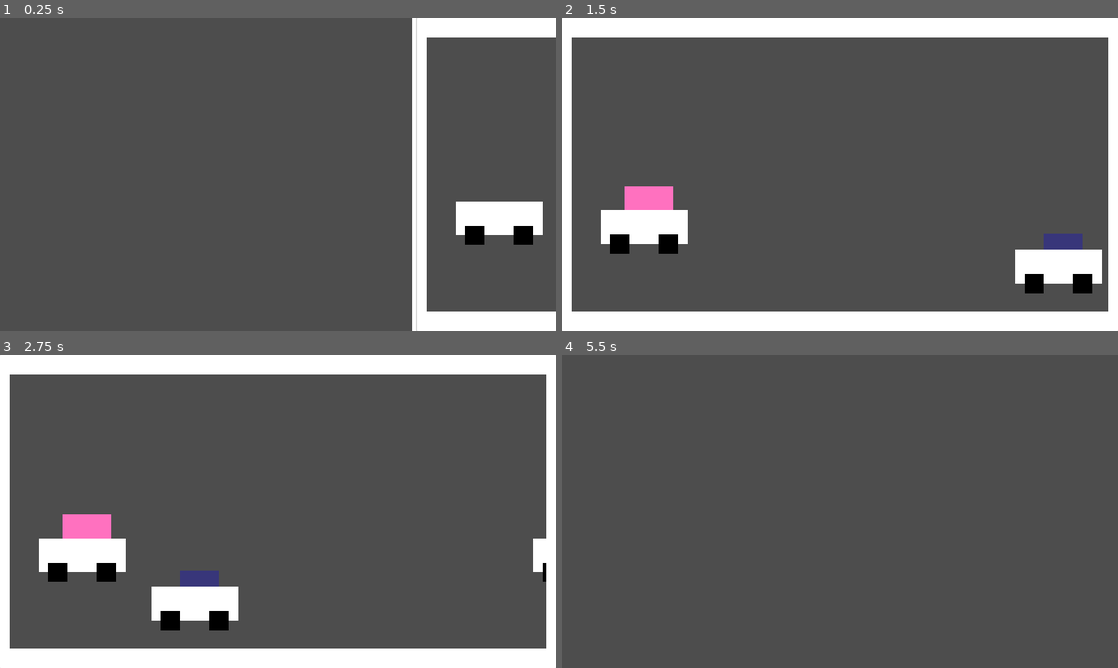
Above: before the commit, frames 1-4 (two rows, left to right).
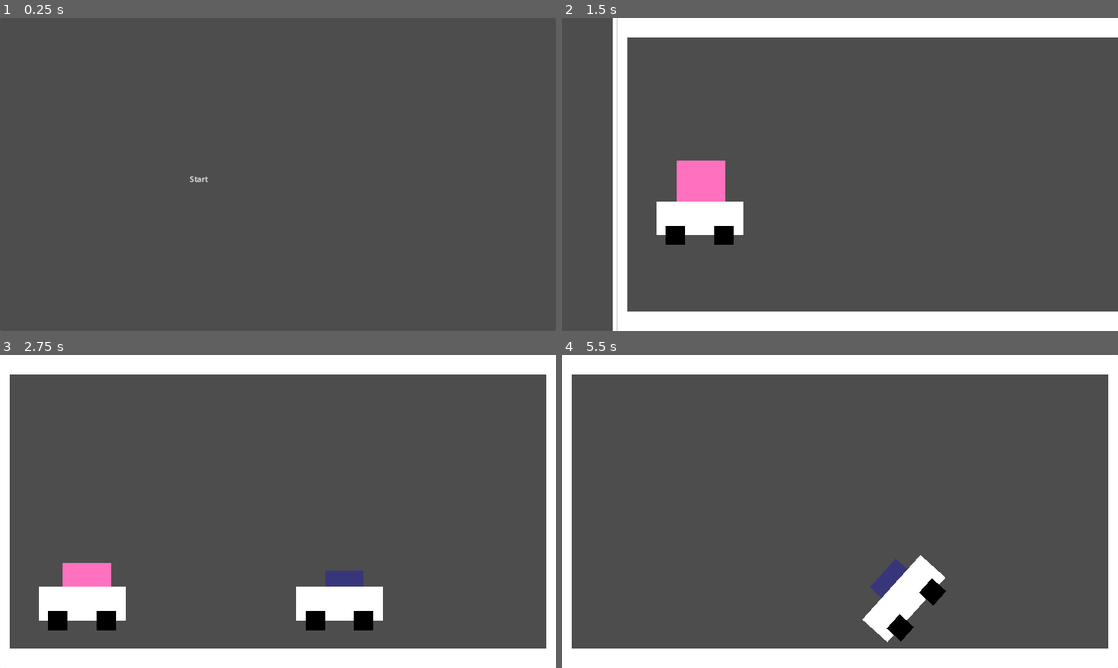
Above: after the commit, the same moments.

Repository: danielr0159/ggj2024
Game: Godot game, scene res://hub.tscn
The game is run twice, just before and just after one commit, with the same random seed, the same clock (stepped at 60 frames per second) and the same inputs. Before the commit the project has no main scene; this scene is started directly in both runs.
Inputs (mouse positions are in pixels of both pictures, inside the frame that each line leads up to; where the layout moved, square brackets give the same spot in the first picture):
- Up to frame 1 (0.25 s): no input
- Up to frame 2 (1.5 s): click (840, 174) at 0.52 s; click (1034, 174) [840, 174] at 1.25 s
- Up to frame 3 (2.75 s): click (278, 511) at 2 s
- Up to frame 4 (5.5 s): move the mouse to (962, 495) at 2.77 s; click (962, 495) at 2.92 s; move the mouse to (728, 527) at 3.52 s; click (728, 527) at 3.67 s; move the mouse to (895, 442) at 4.27 s; click (895, 442) at 4.42 s; move the mouse to (812, 574) at 5.02 s; click (812, 574) at 5.17 s

The runs differ from the first frame. In frame 1, 7.4% of the frame differs, in the area x 0-100%, y 0-100%; in frame 2, 13%; in frame 3, 9.6%; in frame 4, 18%.

Commit message:
Implement basic start screen and game loop

Diff:
--- a/finger.tscn
+++ /dev/null
@@ -1,10 +0,0 @@
-[gd_scene load_steps=2 format=3 uid="uid://b883o0fiiq32b"]
-
-[ext_resource type="Script" path="res://scripts/finger.gd" id="1_ila7l"]
-
-[node name="Finger" type="Node2D"]
-script = ExtResource("1_ila7l")
-
-[node name="ColorRect" type="ColorRect" parent="."]
-offset_right = 40.0
-offset_bottom = 1000.0
--- a/game.tscn
+++ /dev/null
@@ -1,51 +0,0 @@
-[gd_scene load_steps=2 format=3 uid="uid://sc06ahd55qd6"]
-
-[ext_resource type="PackedScene" uid="uid://b883o0fiiq32b" path="res://finger.tscn" id="1_gplis"]
-
-[node name="Game" type="Node2D"]
-
-[node name="Finger1" parent="." instance=ExtResource("1_gplis")]
-position = Vector2(0, 650)
-retreat_speed = 100.0
-retreat_time = 0.1
-
-[node name="ColorRect" parent="Finger1" index="0"]
-color = Color(1, 0, 0, 1)
-
-[node name="Finger2" parent="." instance=ExtResource("1_gplis")]
-position = Vector2(60, 3)
-move_speeds = Array[float]([-10.0])
-retreat_speed = -100.0
-retreat_time = 0.1
-
-[node name="ColorRect" parent="Finger2" index="0"]
-color = Color(0, 1, 0, 1)
-
-[node name="Finger3" parent="." instance=ExtResource("1_gplis")]
-position = Vector2(120, 650)
-move_speeds = Array[float]([20.0])
-retreat_speed = 100.0
-retreat_time = 0.1
-
-[node name="ColorRect" parent="Finger3" index="0"]
-color = Color(0, 0, 1, 1)
-
-[node name="Finger4" parent="." instance=ExtResource("1_gplis")]
-position = Vector2(180, 650)
-move_speeds = Array[float]([50.0, 10.0])
-move_speeds_times = Array[float]([2.0, 1.0])
-retreat_speed = 150.0
-
-[node name="ColorRect" parent="Finger4" index="0"]
-color = Color(1, 1, 0, 1)
-
-[node name="ColorRect" type="ColorRect" parent="."]
-offset_top = 250.0
-offset_right = 400.0
-offset_bottom = 290.0
-color = Color(1, 1, 1, 0.501961)
-
-[editable path="Finger1"]
-[editable path="Finger2"]
-[editable path="Finger3"]
-[editable path="Finger4"]
--- a/project.godot
+++ b/project.godot
@@ -11,6 +11,7 @@
 [application]
 
 config/name="GGJ2014"
+run/main_scene="res://hub.tscn"
 config/features=PackedStringArray("4.2", "Forward Plus")
 config/icon="res://icon.svg"
 
--- /dev/null
+++ b/screens/badge.tscn
@@ -0,0 +1,24 @@
+[gd_scene load_steps=5 format=3 uid="uid://dchaccia8b5lg"]
+
+[ext_resource type="Script" path="res://scripts/badge.gd" id="1_hc02a"]
+
+[sub_resource type="Animation" id="Animation_vgb7b"]
+resource_name = "RESET"
+
+[sub_resource type="Animation" id="Animation_fa37y"]
+resource_name = "badge_receive"
+length = 5.0
+
+[sub_resource type="AnimationLibrary" id="AnimationLibrary_5mxct"]
+_data = {
+"RESET": SubResource("Animation_vgb7b"),
+"badge_receive": SubResource("Animation_fa37y")
+}
+
+[node name="Badge" type="Node2D"]
+script = ExtResource("1_hc02a")
+
+[node name="AnimationPlayer" type="AnimationPlayer" parent="."]
+libraries = {
+"": SubResource("AnimationLibrary_5mxct")
+}
--- /dev/null
+++ b/screens/dead.tscn
@@ -0,0 +1,24 @@
+[gd_scene load_steps=5 format=3 uid="uid://cyhxomtxt7y7e"]
+
+[ext_resource type="Script" path="res://scripts/dead.gd" id="1_e5k68"]
+
+[sub_resource type="Animation" id="Animation_18uxs"]
+resource_name = "RESET"
+
+[sub_resource type="Animation" id="Animation_3ya3g"]
+resource_name = "dead"
+length = 4.0
+
+[sub_resource type="AnimationLibrary" id="AnimationLibrary_ls6xl"]
+_data = {
+"RESET": SubResource("Animation_18uxs"),
+"dead": SubResource("Animation_3ya3g")
+}
+
+[node name="Dead" type="Node2D"]
+script = ExtResource("1_e5k68")
+
+[node name="AnimationPlayer" type="AnimationPlayer" parent="."]
+libraries = {
+"": SubResource("AnimationLibrary_ls6xl")
+}
--- /dev/null
+++ b/screens/start.tscn
@@ -0,0 +1,18 @@
+[gd_scene load_steps=2 format=3 uid="uid://dadh65rrjtb1o"]
+
+[ext_resource type="Script" path="res://scripts/start.gd" id="1_5h3gt"]
+
+[node name="Start" type="Node2D"]
+script = ExtResource("1_5h3gt")
+
+[node name="Label" type="Label" parent="."]
+offset_left = 393.0
+offset_top = 322.0
+offset_right = 433.0
+offset_bottom = 345.0
+text = "Start"
+
+[node name="Button" type="Button" parent="."]
+offset_right = 1152.0
+offset_bottom = 648.0
+flat = true
--- /dev/null
+++ b/scripts/badge.gd
@@ -0,0 +1,12 @@
+extends Node2D
+class_name BadgeScreen
+
+signal complete
+
+@export var badge : int = 0
+@onready var animation_player: AnimationPlayer = $AnimationPlayer
+
+func _ready() -> void:
+	animation_player.play("badge_receive")
+	await animation_player.animation_finished
+	complete.emit()
--- /dev/null
+++ b/scripts/dead.gd
@@ -0,0 +1,12 @@
+extends Node
+class_name DeadScreen
+
+signal complete
+
+@export var last_died : int = 0
+@onready var animation_player: AnimationPlayer = $AnimationPlayer
+
+func _ready() -> void:
+	animation_player.play("dead")
+	await animation_player.animation_finished
+	complete.emit()
--- a/scripts/finger.gd
+++ /dev/null
@@ -1,47 +0,0 @@
-extends Node2D
-class_name Finger
-
-const FINGER_WIDTH : float = 40
-const MAX_HEIGHT : float = 650
-
-@export var move_speeds : Array[float] = [10]
-@export var move_speeds_times : Array[float] = [1]
-@export var retreat_speed : float = 10
-@export var retreat_time : float = 1
-var current_move : int = 0
-var current_move_time : float = 0
-var retreating : float = 0
-
-
-# Called when the node enters the scene tree for the first time.
-func _ready():
-	pass # Replace with function body.
-
-
-# Called every frame. 'delta' is the elapsed time since the previous frame.
-func _process(delta):
-	pass
-
-func _input(event: InputEvent) -> void:
-	if retreating > 0:
-		return
-	var mouse_event := event as InputEventScreenTouch
-	if mouse_event != null && mouse_event.pressed:
-		if mouse_event.position.x < position.x || mouse_event.position.x > position.x + FINGER_WIDTH:
-			return
-		if mouse_event.position.y < position.y:
-			return
-		retreating = retreat_time
-
-func _physics_process(delta: float) -> void:
-	if retreating > 0:
-		retreating = maxf(0, retreating-delta)
-		position.y += retreat_speed*delta
-	else:
-		current_move_time += delta
-		while current_move_time > move_speeds_times[current_move]:
-			current_move_time -= move_speeds_times[current_move]
-			current_move += 1
-			current_move %= move_speeds_times.size()
-		position.y -= move_speeds[current_move]*delta
-	position.y = clampf(position.y, 0, MAX_HEIGHT)
--- a/scripts/hub.gd
+++ b/scripts/hub.gd
@@ -1,4 +1,6 @@
 extends Node2D
+
+const WINS_UNTIL_RETRY : int = 2
 
 const MINIGAMES : Array[PackedScene] = [
 	preload("res://minigames/umbrella.tscn"),
@@ -8,24 +10,56 @@
 
 var difficulty : int = 0
 var unused_minigames : Array[int] = []
+var last_played  : int = -1
+var last_died  : int = -1
 
 # Called when the node enters the scene tree for the first time.
 func _ready() -> void:
+	_restart()
+
+func _restart() -> void:
+	last_played = -1
+	difficulty = 0
+	unused_minigames = []
 	for i in MINIGAMES.size():
-		unused_minigames.push_back(i)
+		if i != last_died:
+			unused_minigames.push_back(i)
+	var screen : StartScreen = preload("res://screens/start.tscn").instantiate()
+	add_child(screen)
+	await screen.start
 	_run_minigame()
 
 func _next() -> void:
 	difficulty += 1
+	if difficulty % 5 == 0:
+		var screen : BadgeScreen = preload("res://screens/badge.tscn").instantiate()
+		screen.badge = difficulty/5
+		add_child(screen)
+		await screen.complete
+		if difficulty >= 6:
+			_restart()
 	_run_minigame()
 
 func _run_minigame() -> void:
-	if unused_minigames.size() == 0:
-		return
-	var which : int = randi_range(0, unused_minigames.size()-1)
-	var game : int = unused_minigames[which]
-	unused_minigames.remove_at(which)
+	var game : int = last_died
+	if game < 0 || difficulty != WINS_UNTIL_RETRY:
+		if unused_minigames.size() == 0:
+			for i in MINIGAMES.size():
+				unused_minigames.push_back(i)
+		var which : int = randi_range(0, unused_minigames.size()-1)
+		game = unused_minigames[which]
+		unused_minigames.remove_at(which)
+	last_played = game
 	var minigame : Minigame = MINIGAMES[game].instantiate()
 	minigame.difficulty = difficulty
+	minigame.lose.connect(self._deadscreen)
 	minigame.next.connect(self._next)
 	add_child(minigame)
+
+func _deadscreen() -> void:
+	last_died = last_played
+	var screen : DeadScreen = preload("res://screens/dead.tscn").instantiate()
+	screen.last_died = last_died
+	add_child(screen)
+	await screen.complete
+	_restart()
--- /dev/null
+++ b/scripts/start.gd
@@ -0,0 +1,15 @@
+extends Node2D
+class_name StartScreen
+
+signal start
+
+@onready var button: Button = $Button
+
+# Called when the node enters the scene tree for the first time.
+func _ready() -> void:
+	button.grab_focus()
+	button.pressed.connect(self._action)
+
+func _action() -> void:
+	start.emit()
+	queue_free()
